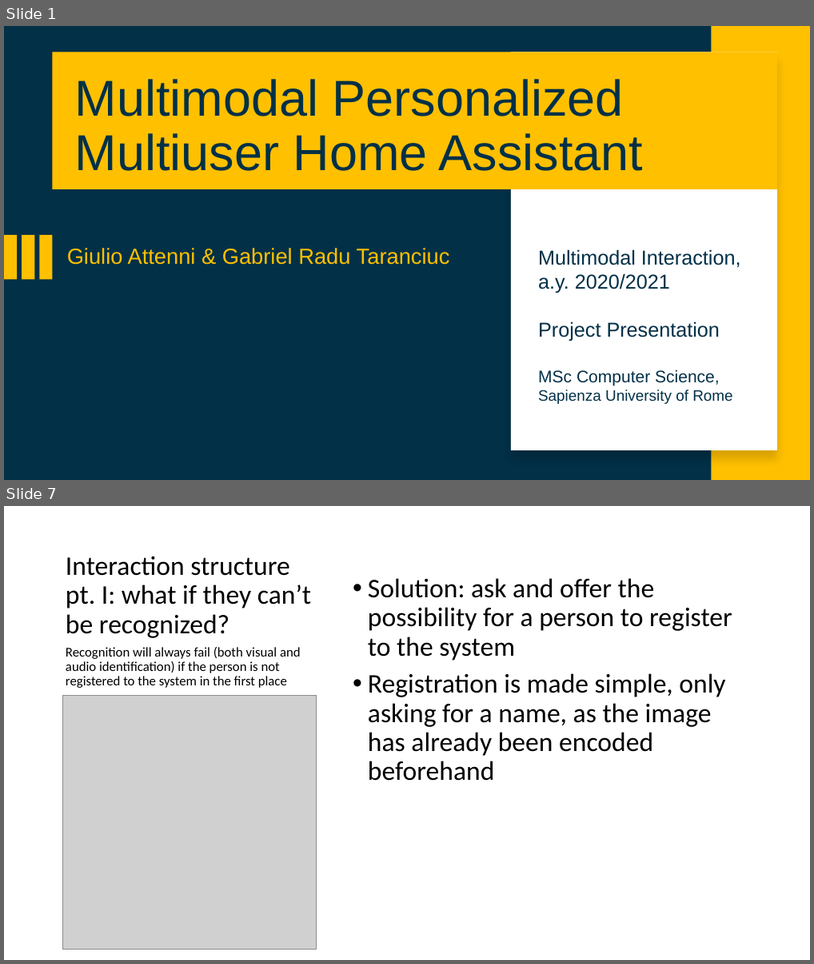
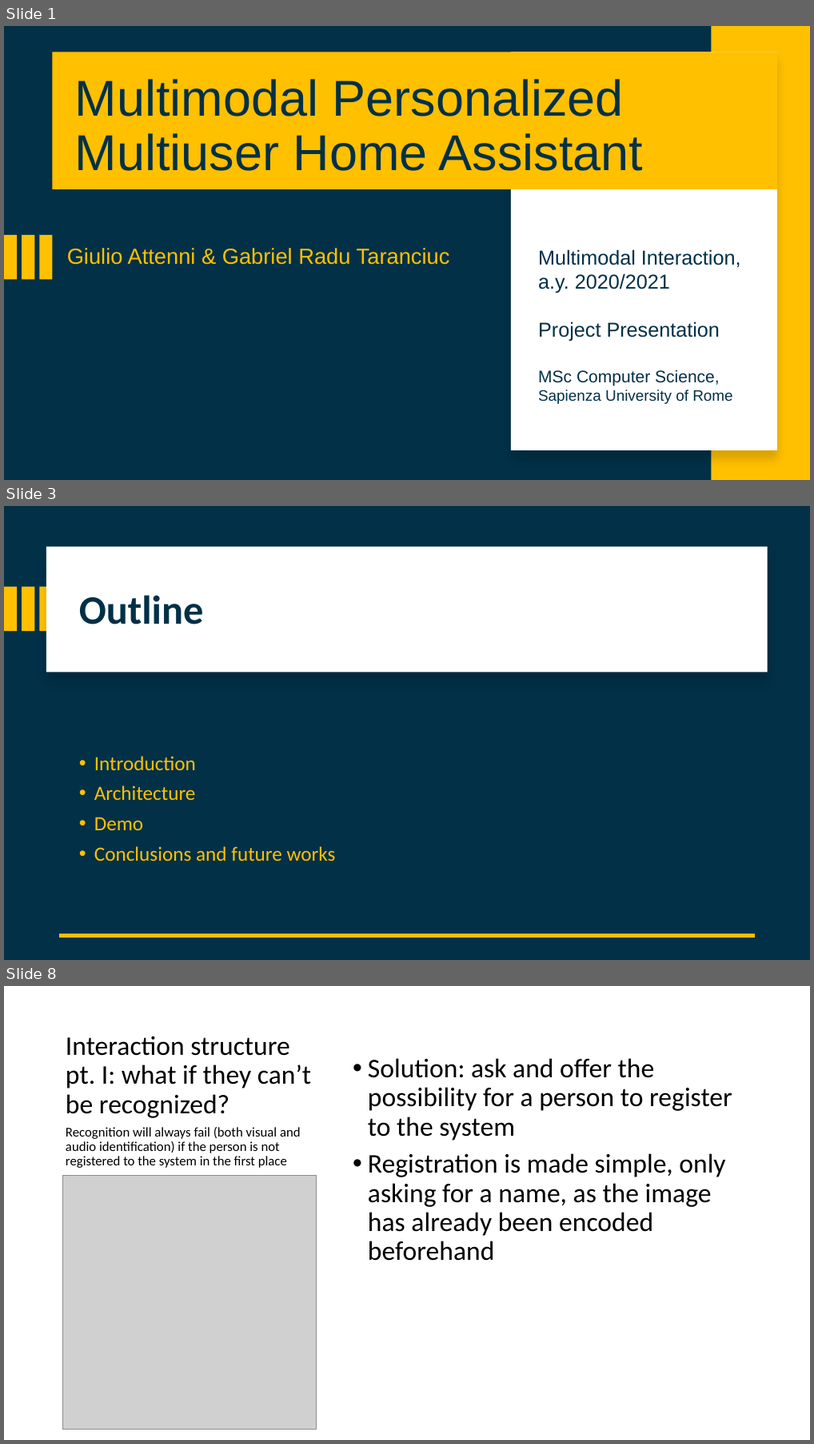
Before and after one commit to attennig/MultimodalMultiuserHomeAssistant, a slide deck: Multimodal personalized multiuser Home Assistant.pptx. Shown one above the other, each under a label of ours: slides 1 and 7 before the commit, slides 1, 3 and 8 after it; the slides between them are not shown. The pictures are 814x964 and 814x1444 pixels, drawn with LibreOffice and Linux fonts; fonts in the diff are those of the drawing; grey boxes stand for pictures. Boxes give left, top, right and bottom in pixels: in the first picture for what was removed or moved away, otherwise in the second. Text is boxed around its words. In the diff, an @@ line names an element or a change of style, - is before the commit and + after.

```diff
--- a/Multimodal personalized multiuser Home Assistant.pptx
+++ b/Multimodal personalized multiuser Home Assistant.pptx
@@ slide 3 added at <box>4,506,810,960</box>, background #023047 @@
@@ rectangle added at <box>46,547,768,672</box>, fill #FFFFFF @@
@@ rectangle added at <box>4,587,17,632</box>, fill #FFC000 @@
@@ rectangle added at <box>22,587,34,632</box>, fill #FFC000 @@
@@ rectangle added at <box>40,587,52,632</box>, fill #FFC000 @@
@@ title added at <box>79,595,204,624</box>, 48 pt, text #023047, bold @@
+Outline
@@ text added at <box>94,756,336,861</box>, 24 pt, text #FFC000 @@
+• Introduction
+• Architecture
+• Demo
+• Conclusions and future works
@@ line added from (755, 935) to (60, 935), #FFC000 4.5 pt @@
@@ what was slide 7 is now slide 8 @@
```
Also in this commit, not shown: 5 slides changed.
